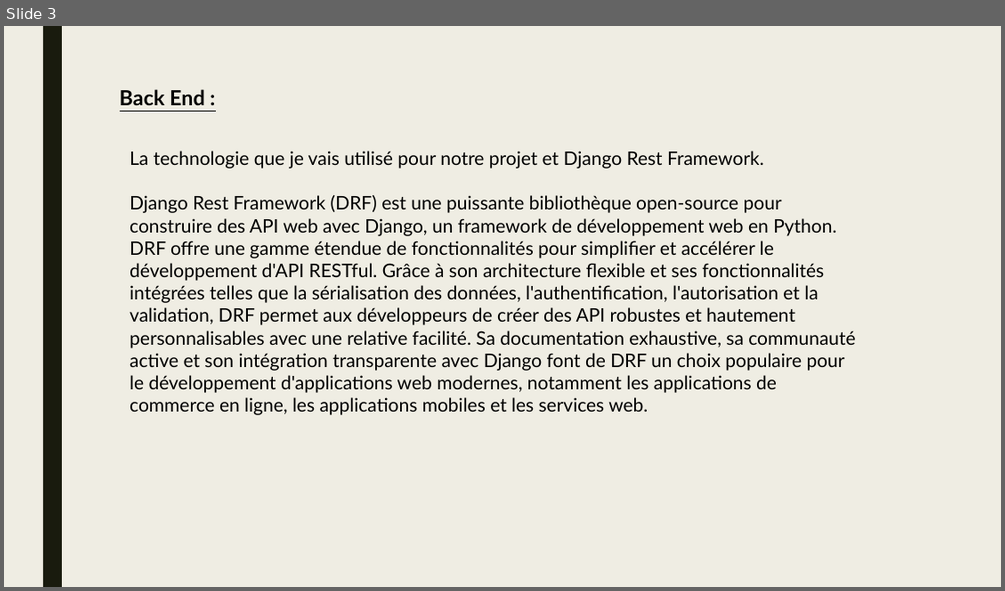
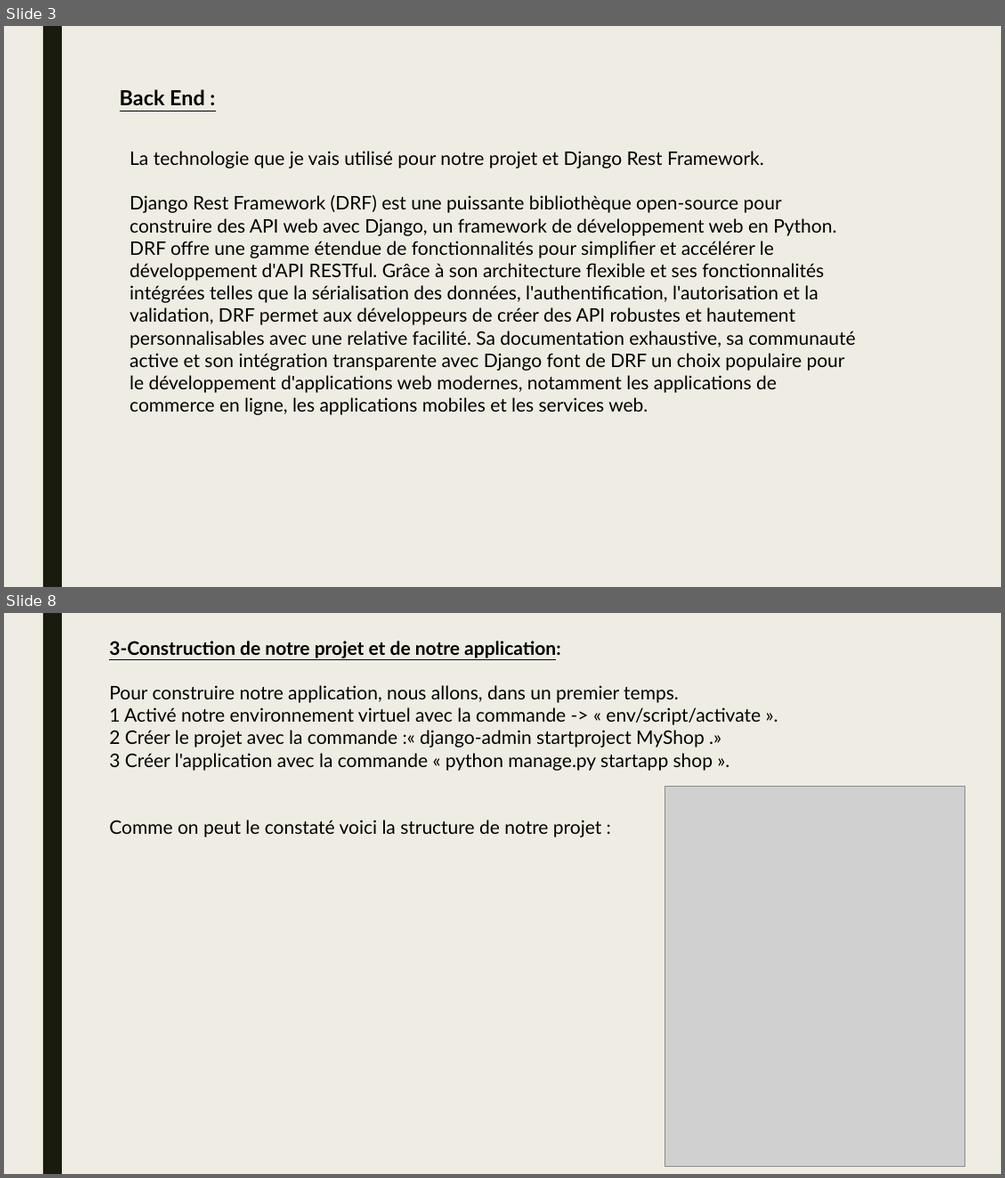
Before and after one commit to NoriTaka68/MyShop_V3, a slide deck: Dossier Pro/Application Django rest.pptx. Shown one above the other, each under a label of ours: slide 3 before the commit, slides 3 and 8 after it; the slides between them are not shown. The pictures are 1005x591 and 1005x1178 pixels, drawn with LibreOffice and Linux fonts; fonts in the diff are those of the drawing; grey boxes stand for pictures. Boxes give left, top, right and bottom in pixels: in the first picture for what was removed or moved away, otherwise in the second. Text is boxed around its words. In the diff, an @@ line names an element or a change of style, - is before the commit and + after.

```diff
--- a/Dossier Pro/Application Django rest.pptx
+++ b/Dossier Pro/Application Django rest.pptx
@@ slide 8 added at (4,613,1001,1174), background #EFEDE3; not listed: 1 template element that a slide beside it also shows @@
@@ text added at (109,641,760,837), 18 pt, text #000000 @@
+3-Construction de notre projet et de notre application:
+Pour construire notre application, nous allons, dans un premier temps.
+1 Activé notre environnement virtuel avec la commande -> « env/script/activate ».
+2 Créer le projet avec la commande :« django-admin startproject MyShop .»
+3 Créer l'application avec la commande « python manage.py startapp shop ».
+Comme on peut le constaté voici la structure de notre projet :
@@ picture added at (665,787,965,1167) @@
```
Also in this commit, not shown: 10 other slides added, 1 slide removed, 2 other files.
